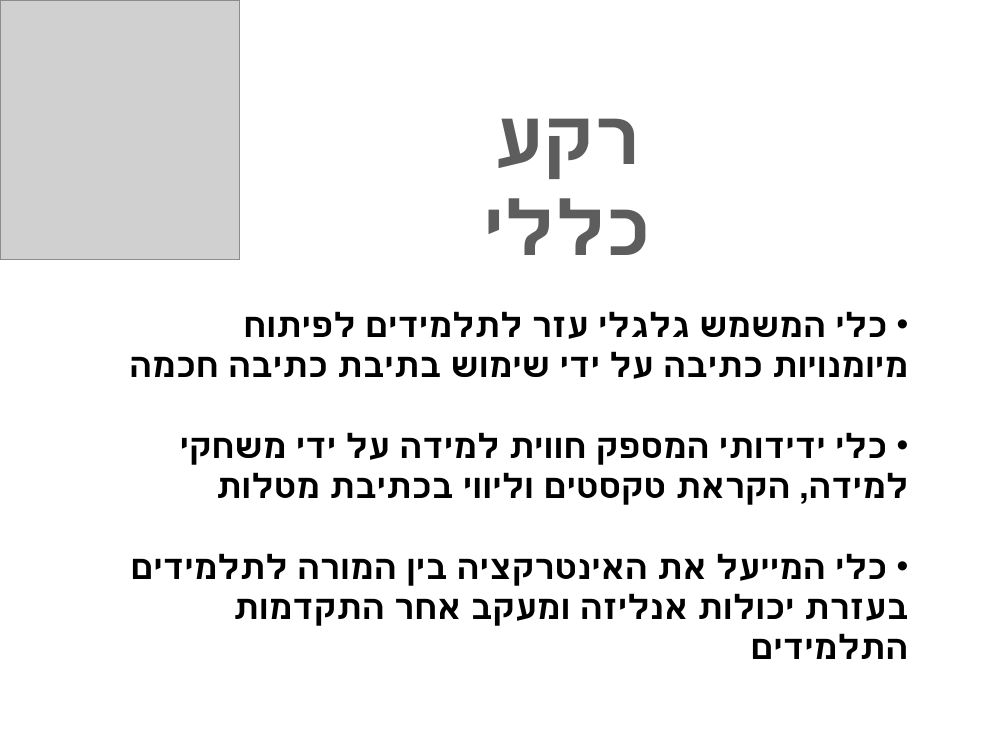
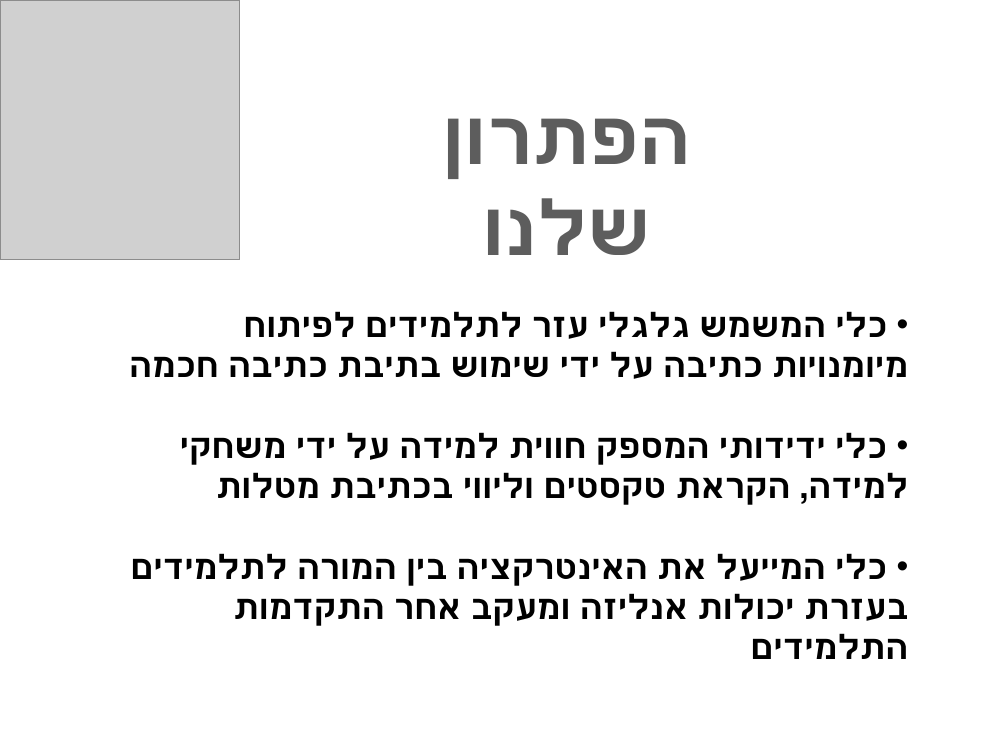
Before and after one commit to roypillar/Michtava, a slide deck: slide 4 of מצגת לסמינר/מצגת הפרויקט.pptx (slide 2 before the commit). Drawn at 1008x756 pixels with LibreOffice and Linux fonts; fonts in the diff are those of the drawing; grey boxes stand for pictures; background and template pictures are left out. Boxes give left, top, right and bottom in pixels: in the first picture for what was removed or moved away, otherwise in the second. Text is boxed around its words. In the diff, an @@ line names an element or a change of style, - is before the commit and + after.

```diff
--- a/מצגת לסמינר/מצגת הפרויקט.pptx
+++ b/מצגת לסמינר/מצגת הפרויקט.pptx
@@ text at [443,118,692,255]: text changed @@
-רקע כללי
+הפתרון שלנו
```
Also in this commit, not shown: 7 other slides changed, 4 slides added.
